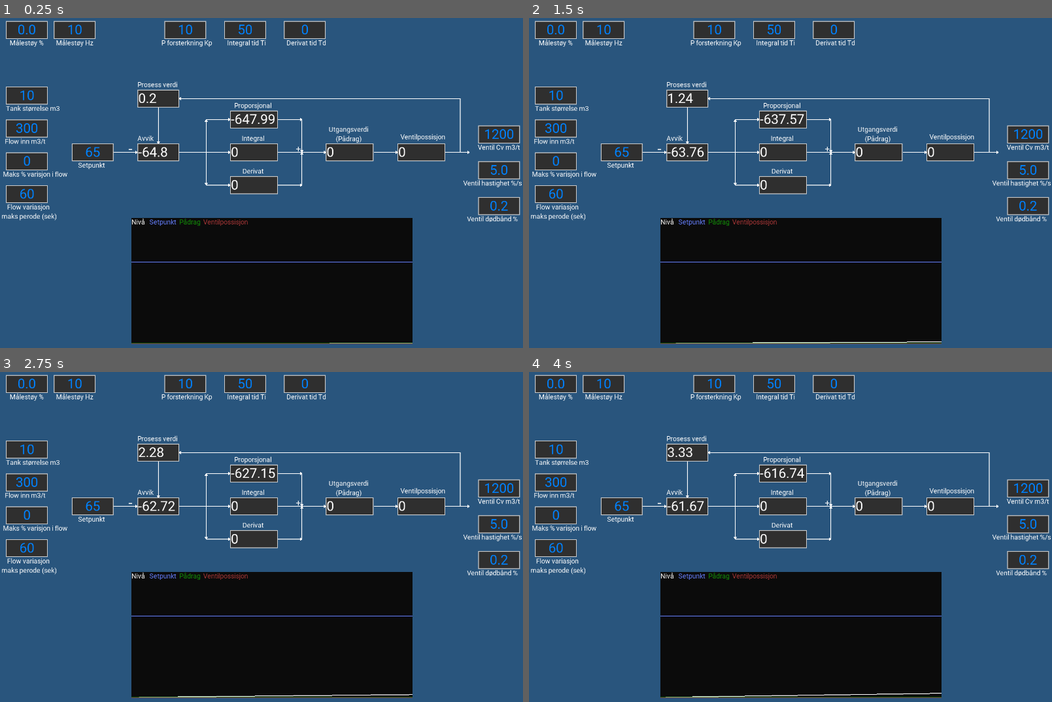
Above: before the commit, frames 1-4 (two rows, left to right).
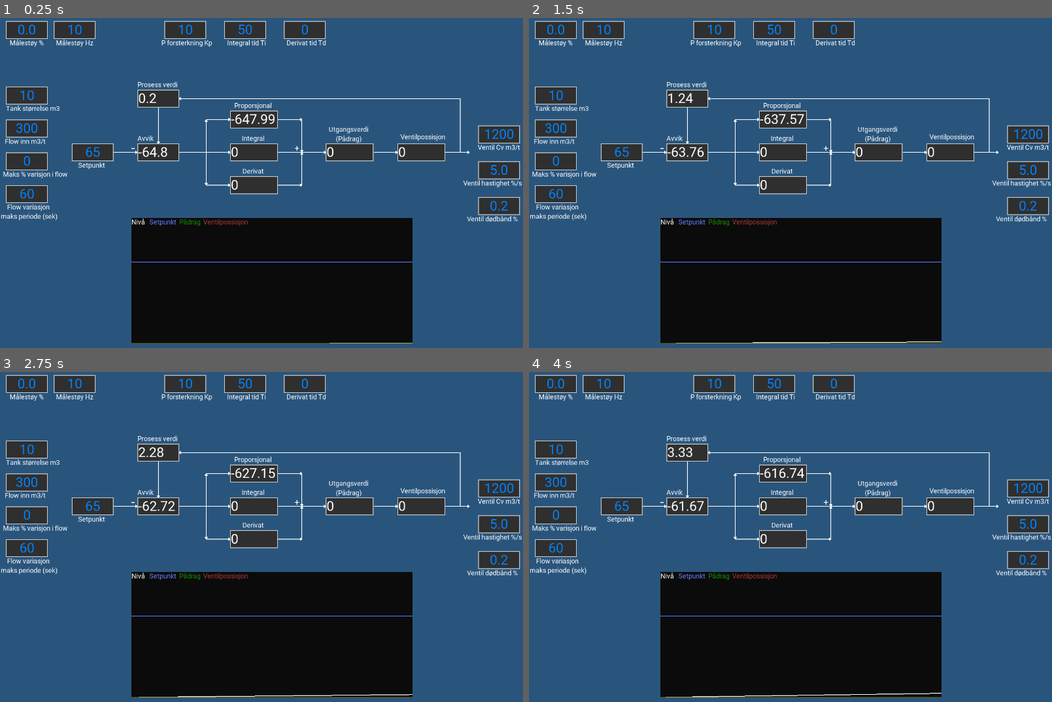
Above: after the commit, the same moments.

Repository: Keroflux/PIDsimulator
Game: Godot game, scene res://PIDsim.tscn
Two runs of this game, one before a commit and one after it. Both use one fixed random seed, a clock stepped at 60 frames per second and the inputs below.
Inputs:
- Up to frame 1 (0.25 s): no input
- Up to frame 2 (1.5 s): no input
- Up to frame 3 (2.75 s): no input
- Up to frame 4 (4 s): no input

The runs differ from the first frame. In frame 1, 0.1% of the frame differs, in the area x 0-58%, y 38-62%; in frame 2, 0.1%; in frame 3, 0.1%; in frame 4, 0.1%.

Commit message:
Rettet skrivefeil

Diff:
--- a/PIDsim.tscn
+++ b/PIDsim.tscn
@@ -132,10 +132,10 @@
 text = "Avvik"
 
 [node name="Minus" type="Label" parent="Blokkdiagram/Avvik"]
-margin_left = -24.0
-margin_top = -8.0
-margin_right = -14.0
-margin_bottom = 38.0
+margin_left = -17.0
+margin_top = -11.0
+margin_right = -7.0
+margin_bottom = 35.0
 custom_fonts/font = SubResource( 5 )
 text = "-"
 
@@ -301,9 +301,10 @@
 joint_mode = 2
 
 [node name="Pluss" type="Label" parent="Blokkdiagram/Pådrag"]
-margin_left = -80.0
-margin_right = -64.0
-margin_bottom = 29.0
+margin_left = -84.0
+margin_top = -2.0
+margin_right = -68.0
+margin_bottom = 27.0
 custom_fonts/font = SubResource( 6 )
 text = "+"
 
@@ -491,7 +492,7 @@
 margin_bottom = 95.0
 custom_fonts/font = SubResource( 4 )
 text = "Flow variasjon
-maks perode (sek)"
+maks periode (sek)"
 align = 1
 valign = 1
 
